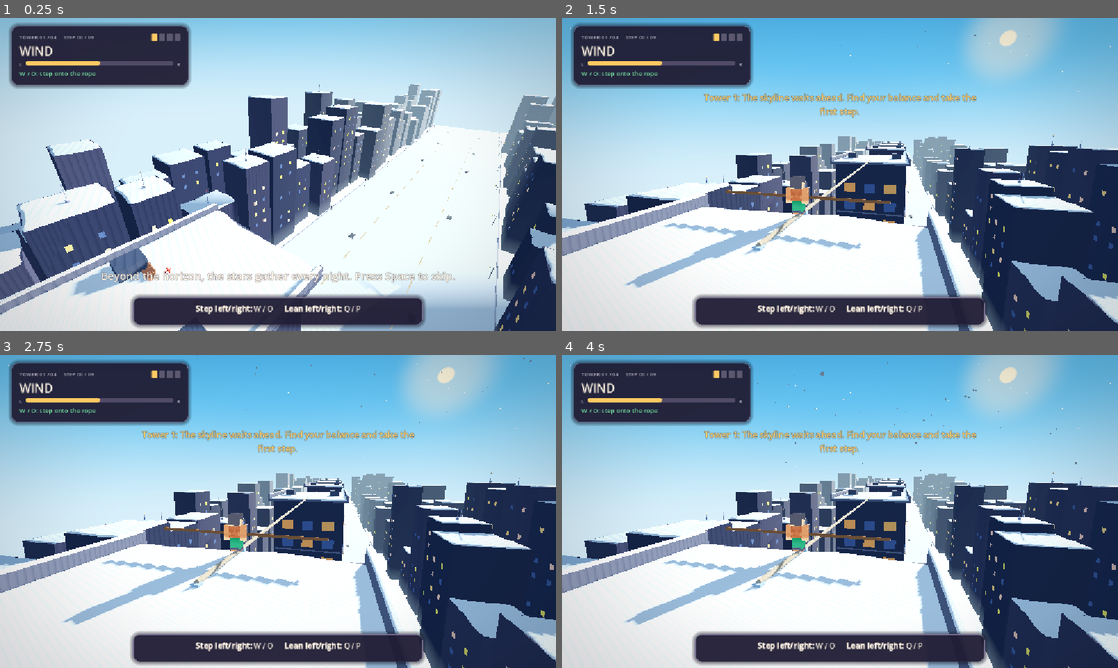
Above: before the commit, frames 1-4 (two rows, left to right).
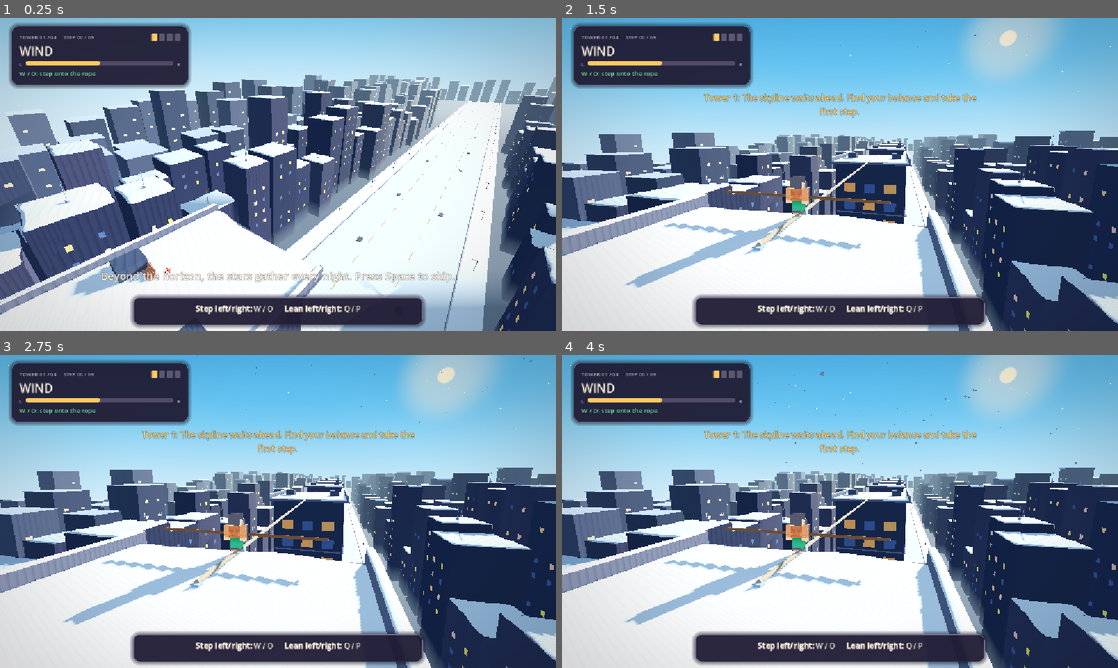
Above: after the commit, the same moments.

Repository: Ady-computerscience/tightrope_walker_alpha
Game: Godot game, scene res://scenes/main.tscn
Two runs of this game, one before a commit and one after it. Both use one fixed random seed, a clock stepped at 60 frames per second and the inputs below.
Inputs:
- Up to frame 1 (0.25 s): no input
- Up to frame 2 (1.5 s): tap Space (release) at 0.5, 0.6 s; hold P (lean_right) 0.53-1.28 s; hold Q (lean_left) from 1.28 s (still down); tap E at 1.35 s
- Up to frame 3 (2.75 s): tap R (restart_run) at 2 s; release Q (lean_left) at 2.03 s; hold P (lean_right) from 2.03 s (still down); tap Space (release) at 2.1 s
- Up to frame 4 (4 s): tap E at 2.85 s; release P (lean_right) at 3.53 s; hold Q (lean_left) from 3.53 s (still down); tap Space (release) at 3.6 s

The runs differ from the first frame. In frame 1, 17% of the frame differs, in the area x 0-100%, y 18-100%; in frame 2, 8.7%; in frame 3, 8.7%; in frame 4, 8.7%.

Commit message:
Extend distant skyscrapers and add sidewalks

Diff:
--- a/scripts/game.gd
+++ b/scripts/game.gd
@@ -53,18 +53,24 @@
 const DARKNESS_ALPHAS := [0.0, 0.04, 0.17, 0.22]
 const FOG_DENSITIES := [0.28, 0.65, 0.88, 1.0]
 const FOG_DEPTH_BEGINS := [120.0, 80.0, 60.0, 45.0]
-const FOG_DEPTH_ENDS := [400.0, 340.0, 300.0, 260.0]
+const FOG_DEPTH_ENDS := [700.0, 570.0, 460.0, 400.0]
 const FOG_HEIGHT_DENSITIES := [0.012, 0.025, 0.034, 0.04]
 const LIT_SOURCE_GLOW_FACTORS := [0.04, 0.35, 0.72, 1.0]
 const STAGE_SKY_BLEND_SPEED := 0.8
 const ROOF_SPIKE_COLOR := Color("7c829e")
 const SNOW_LAYER_THICKNESS := 0.22
 const GROUND_SNOW_THICKNESS := 0.08
-const CITY_GROUND_FAR_Z := -680.0
-const CITY_GROUND_NEAR_Z := 60.0
+const STREET_WIDTH := 52.0
+const SIDEWALK_WIDTH := 9.0
+const SIDEWALK_CENTER_X := (STREET_WIDTH + SIDEWALK_WIDTH) * 0.5
+const SIDEWALK_SURFACE_Y := STREET_SURFACE_Y + 0.5 + GROUND_SNOW_THICKNESS
+const TRAFFIC_LANE_X := 13.0
+const CITY_GROUND_FAR_Z := -1140.0
+const CITY_GROUND_NEAR_Z := 300.0
+const CITY_GROUND_WIDTH := 500.0
 const CITY_GROUND_LENGTH := CITY_GROUND_NEAR_Z - CITY_GROUND_FAR_Z
 const CITY_GROUND_CENTER_Z := (CITY_GROUND_NEAR_Z + CITY_GROUND_FAR_Z) * 0.5
-const TRAFFIC_START_Z := CITY_GROUND_FAR_Z
+const TRAFFIC_START_Z := -680.0
 const TRAFFIC_END_Z := 50.0
 const TRAFFIC_SPAWN_Z := [
 	-635.0, -617.0, -568.0, -539.0, -493.0, -477.0,
@@ -1102,38 +1108,107 @@
 						_red_beacons.append({"bulb": bulb, "light": beacon_light, "halo": halo, "snow_glow": snow_glow, "cap_glow": cap_glow, "phase": phase})
 					else:
 						_queue_light_halo(city, beacon_position, Vector2(1.35, 1.35), halo_color)
+	_build_distant_skyline(city)
+
+
+func _build_distant_skyline(city: Node3D) -> void:
+	var skyline := Node3D.new()
+	skyline.name = "Distant Skyline"
+	city.add_child(skyline)
+	var skyline_rng := RandomNumberGenerator.new()
+	skyline_rng.seed = 81247
+	var wall_colors := [Color("30364b"), Color("394056"), Color("42475b"), Color("2c3347")]
+	var side_windows: Array[Transform3D] = []
+	var end_windows: Array[Transform3D] = []
+	for side in [-1.0, 1.0]:
+		for row in 3:
+			var distance := 115.0 + float(row) * 45.0
+			for index in 46:
+				var x: float = side * (distance + skyline_rng.randf_range(-6.0, 6.0))
+				var z := 215.0 - float(index) * 28.0 - float(row) * 8.0 + skyline_rng.randf_range(-5.0, 5.0)
+				var height := skyline_rng.randf_range(24.0, 65.0) + float(row) * 3.0
+				var width := skyline_rng.randf_range(15.0, 23.0)
+				var depth := skyline_rng.randf_range(14.0, 21.0)
+				_add_distant_building(skyline, x, z, width, depth, height, wall_colors[(index + row) % wall_colors.size()], side_windows, true)
+	for z in [270.0, -1110.0]:
+		for index in 19:
+			var x: float = -225.0 + float(index) * 25.0 + skyline_rng.randf_range(-3.0, 3.0)
+			var height := skyline_rng.randf_range(25.0, 60.0)
+			_add_distant_building(skyline, x, z + skyline_rng.randf_range(-3.0, 3.0), skyline_rng.randf_range(16.0, 22.0), skyline_rng.randf_range(15.0, 20.0), height, wall_colors[index % wall_colors.size()], end_windows, false)
+	_add_distant_windows(skyline, "Distant Side Windows", side_windows, Vector3(0.12, 1.5, 2.2))
+	_add_distant_windows(skyline, "Distant End Windows", end_windows, Vector3(2.2, 1.5, 0.12))
+
+
+func _add_distant_building(parent: Node3D, x: float, z: float, width: float, depth: float, height: float, wall_color: Color, windows: Array[Transform3D], side_facing: bool) -> void:
+	var building := Node3D.new()
+	building.name = "Distant Building"
+	building.position = Vector3(x, 0.0, z)
+	parent.add_child(building)
+	_city_box(building, Vector3(0.0, STREET_SURFACE_Y + height * 0.5, 0.0), Vector3(width, height, depth), wall_color)
+	_city_box(building, Vector3(0.0, STREET_SURFACE_Y + height + 0.12, 0.0), Vector3(width + 0.5, 0.24, depth + 0.5), Color("9baabd"))
+	var floor_count := clampi(floori(height / 9.0), 3, 7)
+	for floor_number in range(1, floor_count):
+		var window_y := STREET_SURFACE_Y + height * float(floor_number) / float(floor_count)
+		for column in 2:
+			if (floor_number + column + floori(absf(x)) + floori(absf(z))) % 5 == 0:
+				continue
+			var window_position: Vector3
+			if side_facing:
+				window_position = Vector3(-signf(x) * (width * 0.5 + 0.06) + x, window_y, z + (float(column) - 0.5) * depth * 0.45)
+			else:
+				window_position = Vector3(x + (float(column) - 0.5) * width * 0.45, window_y, z - signf(z) * (depth * 0.5 + 0.06))
+			windows.append(Transform3D(Basis(), window_position))
+
+
+func _add_distant_windows(parent: Node3D, window_name: String, positions: Array[Transform3D], size: Vector3) -> void:
+	var mesh := BoxMesh.new()
+	mesh.size = size
+	var instances := MultiMesh.new()
+	instances.transform_format = MultiMesh.TRANSFORM_3D
+	instances.mesh = mesh
+	instances.instance_count = positions.size()
+	for index in positions.size():
+		instances.set_instance_transform(index, positions[index])
+	var windows := MultiMeshInstance3D.new()
+	windows.name = window_name
+	windows.multimesh = instances
+	windows.material_override = _material(Color("d1b38c"), false, 1.3)
+	windows.cast_shadow = GeometryInstance3D.SHADOW_CASTING_SETTING_OFF
+	parent.add_child(windows)
 
 
 func _build_city_ground() -> void:
 	var ground := Node3D.new()
 	ground.name = "City Ground"
 	add_child(ground)
-	var street := _city_box(ground, Vector3(0.0, STREET_SURFACE_Y - 0.5, CITY_GROUND_CENTER_Z), Vector3(78.0, 1.0, CITY_GROUND_LENGTH), Color("252a39"))
+	var outer_ground := _city_box(ground, Vector3(0.0, STREET_SURFACE_Y - 1.2, CITY_GROUND_CENTER_Z), Vector3(CITY_GROUND_WIDTH, 1.0, CITY_GROUND_LENGTH), Color("343a4d"))
+	outer_ground.name = "Outer City Ground"
+	var street := _city_box(ground, Vector3(0.0, STREET_SURFACE_Y - 0.5, CITY_GROUND_CENTER_Z), Vector3(STREET_WIDTH, 1.0, CITY_GROUND_LENGTH), Color("252a39"))
 	street.name = "Asphalt Street"
-	var street_snow := _city_box(ground, Vector3(0.0, STREET_SURFACE_Y + GROUND_SNOW_THICKNESS * 0.5, CITY_GROUND_CENTER_Z), Vector3(77.5, GROUND_SNOW_THICKNESS, CITY_GROUND_LENGTH - 0.5), Color("c5d1dc"))
+	var street_snow := _city_box(ground, Vector3(0.0, STREET_SURFACE_Y + GROUND_SNOW_THICKNESS * 0.5, CITY_GROUND_CENTER_Z), Vector3(STREET_WIDTH - 0.5, GROUND_SNOW_THICKNESS, CITY_GROUND_LENGTH - 0.5), Color("c5d1dc"))
 	street_snow.name = "Street Snow"
 	for side_index in 2:
 		var side := -1.0 if side_index == 0 else 1.0
-		var sidewalk := _city_box(ground, Vector3(side * 42.0, -12.25, CITY_GROUND_CENTER_Z), Vector3(8.0, 1.5, CITY_GROUND_LENGTH), Color("51566b"))
+		var sidewalk := _city_box(ground, Vector3(side * SIDEWALK_CENTER_X, STREET_SURFACE_Y - 0.25, CITY_GROUND_CENTER_Z), Vector3(SIDEWALK_WIDTH, 1.5, CITY_GROUND_LENGTH), Color("51566b"))
 		sidewalk.name = "Sidewalk %d" % side_index
 		var sidewalk_top := sidewalk.position.y + (sidewalk.mesh as BoxMesh).size.y * 0.5
-		var sidewalk_snow := _city_box(ground, Vector3(side * 42.0, sidewalk_top + GROUND_SNOW_THICKNESS * 0.5, CITY_GROUND_CENTER_Z), Vector3(7.8, GROUND_SNOW_THICKNESS, CITY_GROUND_LENGTH - 0.5), Color("d6e0e8"))
+		var sidewalk_snow := _city_box(ground, Vector3(side * SIDEWALK_CENTER_X, sidewalk_top + GROUND_SNOW_THICKNESS * 0.5, CITY_GROUND_CENTER_Z), Vector3(SIDEWALK_WIDTH - 0.2, GROUND_SNOW_THICKNESS, CITY_GROUND_LENGTH - 0.5), Color("d6e0e8"))
 		sidewalk_snow.name = "Sidewalk Snow %d" % side_index
-		_city_box(ground, Vector3(side * 38.0, -11.7, CITY_GROUND_CENTER_Z), Vector3(0.6, 0.3, CITY_GROUND_LENGTH), Color("9a9bae"))
-		for index in 40:
-			var z := 49.0 - index * 18.0
-			_city_box(ground, Vector3(side * 13.0, STREET_SURFACE_Y + GROUND_SNOW_THICKNESS + 0.01, z), Vector3(0.35, 0.02, 7.0), Color("d4b77b"), true)
+		_city_box(ground, Vector3(side * (STREET_WIDTH * 0.5 + 0.15), STREET_SURFACE_Y + GROUND_SNOW_THICKNESS + 0.25, CITY_GROUND_CENTER_Z), Vector3(0.3, 0.5, CITY_GROUND_LENGTH), Color("9a9bae"))
+		for index in range(-12, 66):
+			var z := 49.0 - float(index) * 18.0
+			_city_box(ground, Vector3(side * (TRAFFIC_LANE_X - 4.0), STREET_SURFACE_Y + GROUND_SNOW_THICKNESS + 0.01, z), Vector3(0.35, 0.02, 7.0), Color("d4b77b"), true)
 
 
 func _build_street_lights() -> void:
 	var lamps := Node3D.new()
 	lamps.name = "Street Lights"
 	add_child(lamps)
-	for index in 15:
-		var z := 30.0 - index * 48.0
+	for index in range(-4, 25):
+		var z := 30.0 - float(index) * 48.0
 		for side in [-1.0, 1.0]:
 			var lamp := Node3D.new()
-			lamp.position = Vector3(side * 35.5, -11.8, z)
+			lamp.position = Vector3(side * SIDEWALK_CENTER_X, SIDEWALK_SURFACE_Y, z)
 			lamps.add_child(lamp)
 			_city_box(lamp, Vector3(0.0, 2.8, 0.0), Vector3(0.18, 5.6, 0.18), Color("4a4b5c"))
 			_city_box(lamp, Vector3(-side * 0.65, 5.55, 0.0), Vector3(1.3, 0.13, 0.13), Color("4a4b5c"))
@@ -1156,7 +1231,7 @@
 	for index in TRAFFIC_SPAWN_Z.size():
 		var direction := 1.0 if index % 2 == 0 else -1.0
 		var car := Node3D.new()
-		car.position = Vector3(-17.0 if direction > 0.0 else 17.0, -11.65, TRAFFIC_SPAWN_Z[index])
+		car.position = Vector3(-TRAFFIC_LANE_X if direction > 0.0 else TRAFFIC_LANE_X, -11.65, TRAFFIC_SPAWN_Z[index])
 		traffic.add_child(car)
 		_city_box(car, Vector3(0.0, 0.22, 0.0), Vector3(2.2, 0.55, 3.5), Color("252a36"))
 		for side in [-1.0, 1.0]:
--- a/tests/test_scene.gd
+++ b/tests/test_scene.gd
@@ -530,11 +530,52 @@
 		printerr("FAIL: cityscape background was not built")
 		quit(1)
 		return true
+	var distant_skyline := cityscape.get_node_or_null("Distant Skyline")
+	if distant_skyline == null or distant_skyline.get_child_count() < 300:
+		printerr("FAIL: distant skyline was not built around the city")
+		quit(1)
+		return true
+	var side_windows := distant_skyline.get_node_or_null("Distant Side Windows") as MultiMeshInstance3D
+	var end_windows := distant_skyline.get_node_or_null("Distant End Windows") as MultiMeshInstance3D
+	if side_windows == null or end_windows == null or side_windows.multimesh.instance_count < 500 or end_windows.multimesh.instance_count < 50:
+		printerr("FAIL: distant building rows are missing their facade windows")
+		quit(1)
+		return true
+	var skyline_min := Vector2(INF, INF)
+	var skyline_max := Vector2(-INF, -INF)
+	for building in distant_skyline.get_children():
+		skyline_min = skyline_min.min(Vector2(building.position.x, building.position.z))
+		skyline_max = skyline_max.max(Vector2(building.position.x, building.position.z))
+	if skyline_min.x > -200.0 or skyline_max.x < 200.0 or skyline_min.y > -1000.0 or skyline_max.y < 200.0:
+		printerr("FAIL: skyline did not extend behind, ahead, and to both sides of the course")
+		quit(1)
+		return true
 	var city_ground := game.get_node_or_null("City Ground")
 	if city_ground == null or city_ground.get_node_or_null("Asphalt Street") == null or city_ground.get_child_count() < 50:
 		printerr("FAIL: city street and sidewalks were not built")
 		quit(1)
 		return true
+	var outer_ground := city_ground.get_node_or_null("Outer City Ground") as MeshInstance3D
+	if outer_ground == null or (outer_ground.mesh as BoxMesh).size.x < 450.0 or (outer_ground.mesh as BoxMesh).size.z < 1400.0:
+		printerr("FAIL: ground did not extend beneath the distant skyline")
+		quit(1)
+		return true
+	var street := city_ground.get_node("Asphalt Street") as MeshInstance3D
+	var street_width: float = (street.mesh as BoxMesh).size.x
+	if street_width >= 60.0:
+		printerr("FAIL: the street was not narrowed")
+		quit(1)
+		return true
+	var sidewalk_surface_y := 0.0
+	for side_index in 2:
+		var sidewalk := city_ground.get_node("Sidewalk %d" % side_index) as MeshInstance3D
+		var sidewalk_snow := city_ground.get_node("Sidewalk Snow %d" % side_index) as MeshInstance3D
+		var sidewalk_width: float = (sidewalk.mesh as BoxMesh).size.x
+		if not is_equal_approx(absf(sidewalk.position.x) - sidewalk_width * 0.5, street_width * 0.5) or not is_equal_approx(sidewalk_snow.position.x, sidewalk.position.x):
+			printerr("FAIL: sidewalk %d does not border the street" % side_index)
+			quit(1)
+			return true
+		sidewalk_surface_y = sidewalk_snow.position.y + (sidewalk_snow.mesh as BoxMesh).size.y * 0.5
 	var street_lights := game.get_node_or_null("Street Lights")
 	var traffic := game.get_node_or_null("Street Traffic")
 	var cars: Array = game.get("traffic_lights")
@@ -542,6 +583,16 @@
 		printerr("FAIL: street lights or traffic were not built")
 		quit(1)
 		return true
+	for lamp in street_lights.get_children():
+		if not is_equal_approx(absf(lamp.position.x), absf((city_ground.get_node("Sidewalk 0") as MeshInstance3D).position.x)) or not is_equal_approx(lamp.position.y, sidewalk_surface_y):
+			printerr("FAIL: a streetlamp is not standing on a sidewalk")
+			quit(1)
+			return true
+	for car in cars:
+		if absf(car.position.x) + 1.1 >= street_width * 0.5:
+			printerr("FAIL: traffic no longer fits within the narrowed street")
+			quit(1)
+			return true
 	var first_car_z: float = cars[0].position.z
 	game.call("_update_traffic", 0.25)
 	if cars[0].position.z <= first_car_z:
